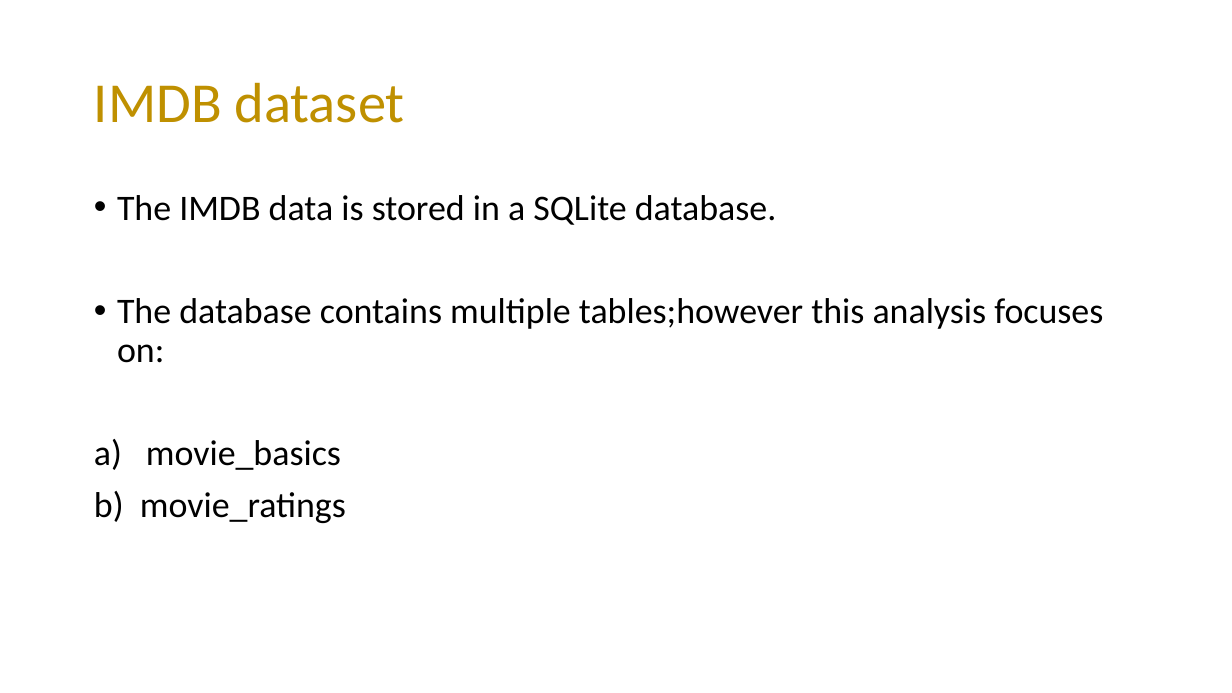
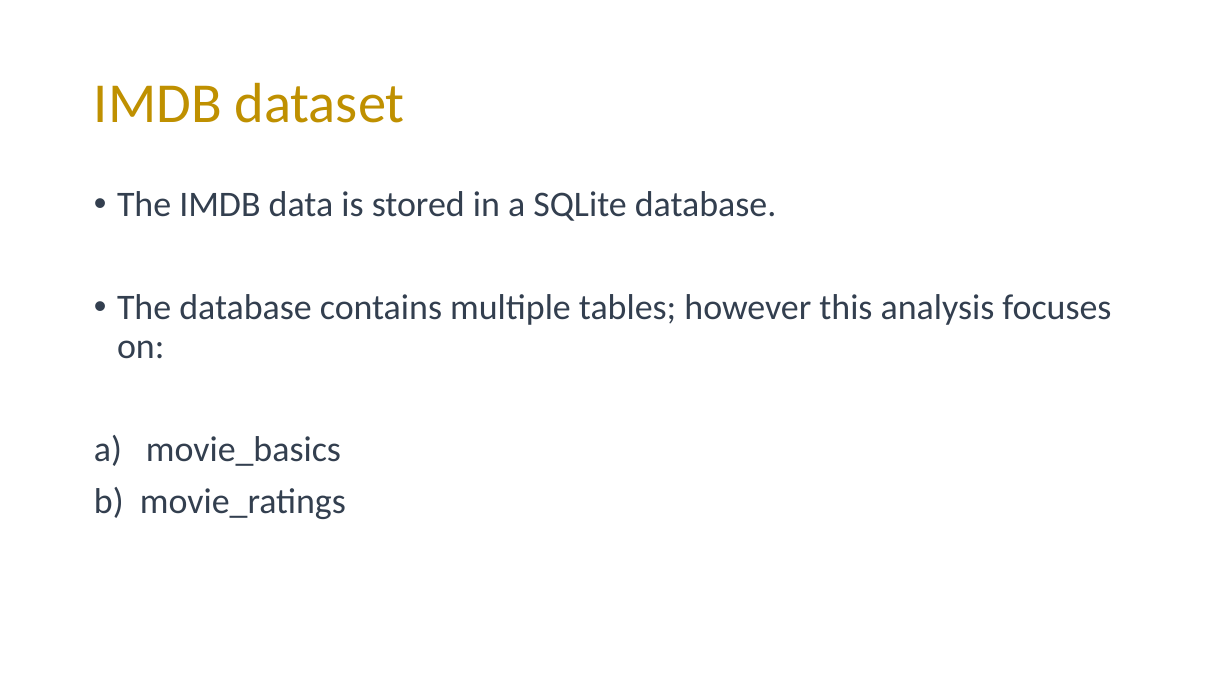
Before and after one commit to mading225/GROUP-6-PROJECT-, a slide deck: slide 10 of project.pptx. Drawn at 1232x693 pixels with LibreOffice and Linux fonts; fonts in the diff are those of the drawing. Boxes give left, top, right and bottom in pixels: in the first picture for what was removed or moved away, otherwise in the second. Text is boxed around its words. In the diff, an @@ line names an element or a change of style, - is before the commit and + after.

```diff
--- a/project.pptx
+++ b/project.pptx
@@ text at [94, 191, 776, 519]: text colour #000000 to #333F50 in "The IMDB data is stored in a ...", "movie_basics", "b) movie_ratings" @@
@@ text at [117, 294, 1111, 359]: text changed; text colour #000000 to #333F50 @@
-• The database contains multiple tables;however this analysis focuses on:
+• The database contains multiple tables; however this analysis focuses on:
```
Also in this commit, not shown: 6 other slides changed, 11 slides added.
